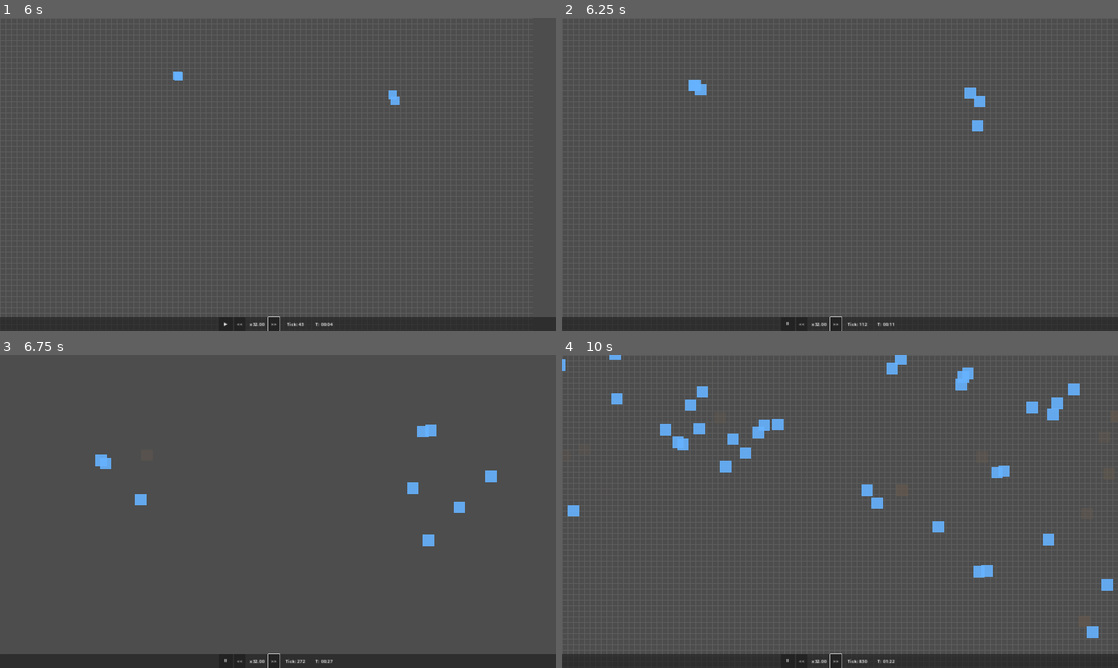
Above: before the commit, frames 1-4 (two rows, left to right).
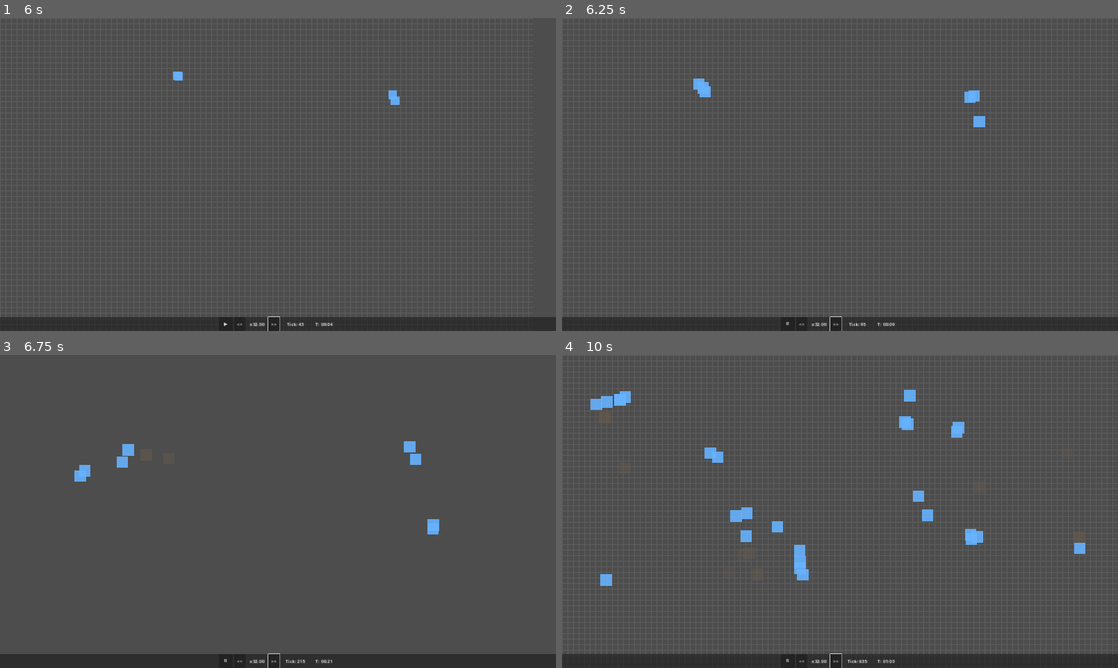
Above: after the commit, the same moments.

Repository: trinityUwU/Primordia
Game: Godot game, scene res://scenes/World.tscn
Two runs of this game, one before a commit and one after it. Both use one fixed random seed, a clock stepped at 60 frames per second and the inputs below.
Inputs (mouse positions are in pixels of both pictures, inside the frame that each line leads up to):
- Up to frame 1 (6 s): click "⏸" at 0.5 s; click "▶" at 1.25 s; click "<<" at 2 s; click ">>" at 2.75 s; tap Enter at 3.5, 5 s; move the mouse to (400, 158) at 3.52 s; hold D 3.53-4.28 s; tap G at 3.6 s; click (400, 158) at 3.67 s; tap Space at 3.77, 4.25, 4.52 s; move the mouse to (166, 190) at 4.27 s; hold S 4.28-5.03 s; tap 1 at 4.35 s; click (166, 190) at 4.42 s; move the mouse to (333, 105) at 5.02 s; hold D 5.03-5.78 s; tap 2 at 5.1 s; click (333, 105) at 5.17 s; move the mouse to (250, 237) at 5.77 s; hold W from 5.78 s (still down); tap 3 at 5.85 s; click (250, 237) at 5.92 s
- Up to frame 2 (6.25 s): keep holding W; tap Space at 6.02 s
- Up to frame 3 (6.75 s): move the mouse to (444, 558) at 6.52 s; release W at 6.53 s; hold A from 6.53 s (still down); tap G at 6.6 s; click (444, 558) at 6.67 s
- Up to frame 4 (10 s): tap Space at 6.77, 7.52, 9.02, 9.77 s; move the mouse to (673, 464) at 7.27 s; tap 1 at 7.35 s; click (673, 464) at 7.42 s; move the mouse to (867, 511) at 8.02 s; release A at 8.03 s; hold S 8.03-8.78 s; tap 2 at 8.1 s; click (867, 511) at 8.17 s; move the mouse to (756, 433) at 8.77 s; hold D 8.78-9.53 s; tap 3 at 8.85 s; click (756, 433) at 8.92 s; move the mouse to (962, 495) at 9.52 s; hold W from 9.53 s (still down); tap G at 9.6 s; click (962, 495) at 9.67 s

Frame 1 is identical in both runs. In frame 2, 0.3% of the frame differs, in the area x 22-77%, y 19-99%; in frame 3, 1.2%; in frame 4, 4.0%, in the area x 0-100%, y 0-99%.

Commit message:
fix: spawn + fps + clustering + tooltip
ChunkSpawner: garde dernière pos caméra valide, update_active_chunks throttlé 30 ticks
AgentPool: _dirty flag — MultiMesh ne se recalcule que sur changement
SimulationClock: MAX_TICKS_PER_FRAME 8→4
SimRenderer: clustering 24px + tooltip hover (Bacterium x342 | Virus x3)

Co-Authored-By: Claude Sonnet 4.6 <noreply@anthropic.com>

Diff:
--- a/scripts/autoloads/SimulationClock.gd
+++ b/scripts/autoloads/SimulationClock.gd
@@ -19,7 +19,7 @@
 
 
 # Max ticks processed per render frame — prevents spiral of death at high speed.
-const MAX_TICKS_PER_FRAME: int = 8
+const MAX_TICKS_PER_FRAME: int = 4
 
 func _process(delta: float) -> void:
 	if paused:
--- a/scripts/managers/AgentPool.gd
+++ b/scripts/managers/AgentPool.gd
@@ -12,6 +12,7 @@
 const SPORE_MIN_TIMER: int = 100
 
 var count: int = 0
+var _dirty: bool = false
 
 var pos_x: PackedFloat32Array
 var pos_y: PackedFloat32Array
@@ -172,6 +173,7 @@
 func _on_tick(tick: int) -> void:
 	_process_agents(tick)
 	compact_dead()
+	_dirty = true
 
 
 func _process_agents(tick: int) -> void:
--- a/scripts/managers/ChunkSpawner.gd
+++ b/scripts/managers/ChunkSpawner.gd
@@ -8,6 +8,7 @@
 const MIN_NUTRIENTS_TO_SPAWN: float = 0.1
 
 var _camera_world_pos: Vector2 = Vector2.ZERO
+var _last_valid_camera_pos: Vector2 = Vector2.ZERO
 
 
 func _ready() -> void:
@@ -16,15 +17,21 @@
 
 func _on_tick(tick: int) -> void:
 	_update_camera_pos()
-	WorldGrid.update_active_chunks(_camera_world_pos, SPAWN_RADIUS)
+	if tick % 30 == 0:
+		WorldGrid.update_active_chunks(_camera_world_pos, SPAWN_RADIUS)
 	if tick % SPAWN_EVERY_N_TICKS == 0:
 		_maybe_spawn()
 
 
 func _update_camera_pos() -> void:
 	var cam: Node = get_tree().get_first_node_in_group("main_camera")
-	if cam != null:
-		_camera_world_pos = (cam as Node2D).global_position
+	if cam == null:
+		return
+	var pos: Vector2 = (cam as Node2D).global_position
+	if pos == Vector2.ZERO:
+		return
+	_camera_world_pos = pos
+	_last_valid_camera_pos = pos
 
 
 func _maybe_spawn() -> void:
--- a/scripts/rendering/SimRenderer.gd
+++ b/scripts/rendering/SimRenderer.gd
@@ -5,15 +5,20 @@
 const CUSTOM_SPORE: float = 2.0
 const CUSTOM_VIRUS: float = 3.0
 const CUSTOM_DEAD: float = 4.0
+const CLUSTER_CELL_PX: float = 24.0
+const CLUSTER_THRESHOLD: int = 3
 
 var _multimesh: MultiMesh
 var _mmi: MultiMeshInstance2D
 var _shader_material: ShaderMaterial
+var _tooltip: Label
+var _cluster_tooltip: Dictionary = {}
 
 
 func _ready() -> void:
 	_setup_multimesh()
 	_setup_shader()
+	_setup_tooltip()
 
 
 func _setup_multimesh() -> void:
@@ -38,12 +43,23 @@
 	_mmi.material = _shader_material
 
 
+func _setup_tooltip() -> void:
+	_tooltip = Label.new()
+	_tooltip.visible = false
+	_tooltip.z_index = 100
+	add_child(_tooltip)
+
+
 func _process(_delta: float) -> void:
+	if not AgentPool._dirty:
+		return
+	AgentPool._dirty = false
 	var camera: Camera2D = get_viewport().get_camera_2d()
 	if camera == null:
 		return
 	var cull_rect: Rect2 = _get_cull_rect(camera)
-	var visible_count: int = _fill_instances(cull_rect)
+	_cluster_tooltip.clear()
+	var visible_count: int = _fill_instances(cull_rect, camera)
 	_multimesh.visible_instance_count = visible_count
 
 
@@ -53,20 +69,116 @@
 	return Rect2(camera.global_position - half, half * 2.0).grow(50.0)
 
 
-func _fill_instances(cull_rect: Rect2) -> int:
-	var visible: int = 0
+func _world_to_screen(world_pos: Vector2, camera: Camera2D) -> Vector2:
+	var vp_size: Vector2 = get_viewport().get_visible_rect().size
+	return (world_pos - camera.global_position) * camera.zoom + vp_size * 0.5
+
+
+func _build_clusters(cull_rect: Rect2, camera: Camera2D) -> Dictionary:
+	var cells: Dictionary = {}
 	for i in AgentPool.count:
 		var f: int = AgentPool.flags[i]
 		var px: float = AgentPool.pos_x[i]
 		var py: float = AgentPool.pos_y[i]
 		if not cull_rect.has_point(Vector2(px, py)):
 			continue
+		var screen_pos: Vector2 = _world_to_screen(Vector2(px, py), camera)
+		var cell: Vector2i = Vector2i(
+			int(screen_pos.x / CLUSTER_CELL_PX),
+			int(screen_pos.y / CLUSTER_CELL_PX)
+		)
+		if not cells.has(cell):
+			cells[cell] = []
+		cells[cell].append(i)
+	return cells
+
+
+func _fill_instances(cull_rect: Rect2, camera: Camera2D) -> int:
+	var cells: Dictionary = _build_clusters(cull_rect, camera)
+	var slot: int = 0
+	for cell in cells:
+		var indices: Array = cells[cell]
+		if indices.size() <= CLUSTER_THRESHOLD:
+			slot = _write_individual_agents(indices, slot)
+		else:
+			slot = _write_cluster(cell, indices, slot, camera)
+	return slot
+
+
+func _write_individual_agents(indices: Array, slot: int) -> int:
+	for i in indices:
+		var f: int = AgentPool.flags[i]
+		var px: float = AgentPool.pos_x[i]
+		var py: float = AgentPool.pos_y[i]
 		var transform: Transform2D = _build_transform(i, px, py)
 		var custom: Color = _build_custom(i, f)
-		_multimesh.set_instance_transform_2d(visible, transform)
-		_multimesh.set_instance_custom_data(visible, custom)
-		visible += 1
-	return visible
+		_multimesh.set_instance_transform_2d(slot, transform)
+		_multimesh.set_instance_custom_data(slot, custom)
+		slot += 1
+	return slot
+
+
+func _write_cluster(cell: Vector2i, indices: Array, slot: int, camera: Camera2D) -> int:
+	var sum_x: float = 0.0
+	var sum_y: float = 0.0
+	var type_counts: Dictionary = {}
+	for i in indices:
+		sum_x += AgentPool.pos_x[i]
+		sum_y += AgentPool.pos_y[i]
+		var t: int = AgentPool.agent_type[i]
+		type_counts[t] = type_counts.get(t, 0) + 1
+	var n: int = indices.size()
+	var cx: float = sum_x / n
+	var cy: float = sum_y / n
+	var cluster_size: float = log(float(n)) * 1.5 + 1.0
+	var majority_type: int = _majority_key(type_counts)
+	var fake_i: int = indices[0]
+	var transform: Transform2D = Transform2D(0.0, Vector2(cluster_size, cluster_size), 0.0, Vector2(cx, cy))
+	var custom: Color = _build_custom(fake_i, AgentPool.flags[fake_i])
+	_multimesh.set_instance_transform_2d(slot, transform)
+	_multimesh.set_instance_custom_data(slot, custom)
+	_cluster_tooltip[cell] = {
+		"count": n,
+		"type_counts": type_counts,
+		"majority": majority_type,
+		"world_pos": Vector2(cx, cy)
+	}
+	return slot + 1
+
+
+func _majority_key(type_counts: Dictionary) -> int:
+	var best_key: int = 0
+	var best_val: int = 0
+	for k in type_counts:
+		if type_counts[k] > best_val:
+			best_val = type_counts[k]
+			best_key = k
+	return best_key
+
+
+func _input(event: InputEvent) -> void:
+	if not event is InputEventMouseMotion:
+		return
+	var mouse_pos: Vector2 = (event as InputEventMouseMotion).position
+	var cell: Vector2i = Vector2i(
+		int(mouse_pos.x / CLUSTER_CELL_PX),
+		int(mouse_pos.y / CLUSTER_CELL_PX)
+	)
+	if _cluster_tooltip.has(cell):
+		_show_tooltip(mouse_pos, _cluster_tooltip[cell])
+	else:
+		_tooltip.visible = false
+
+
+func _show_tooltip(mouse_pos: Vector2, data: Dictionary) -> void:
+	var type_counts: Dictionary = data["type_counts"]
+	var parts: Array = []
+	for t in type_counts:
+		var name_str: String = "Bacterium" if t == AgentPool.TYPE_BACTERIUM else "Virus"
+		parts.append("%s x%d" % [name_str, type_counts[t]])
+	_tooltip.text = " | ".join(parts)
+	_tooltip.position = mouse_pos + Vector2(10.0, -20.0)
+	_tooltip.visible = true
 
 
 func _build_transform(i: int, px: float, py: float) -> Transform2D:
